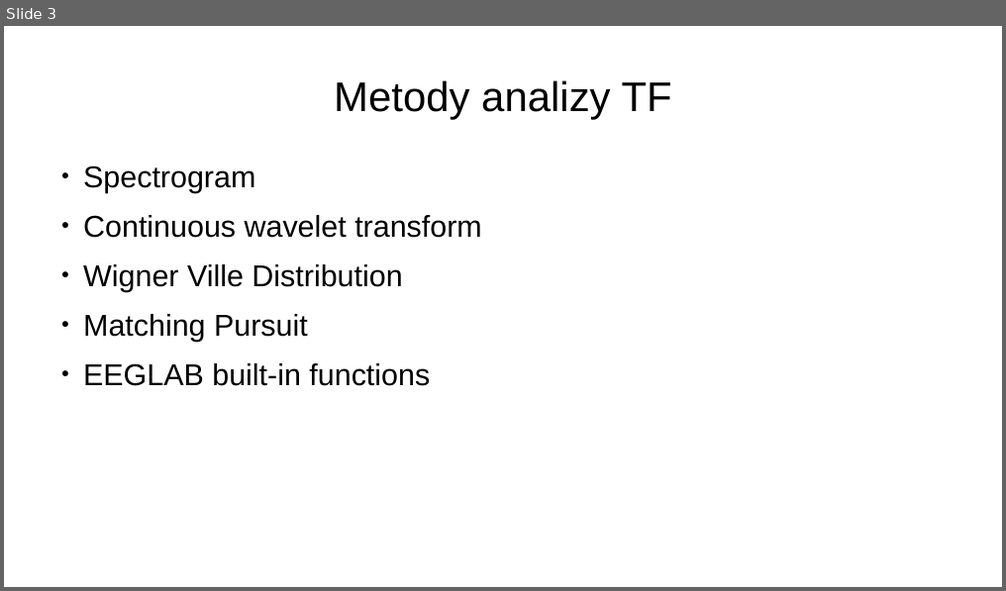
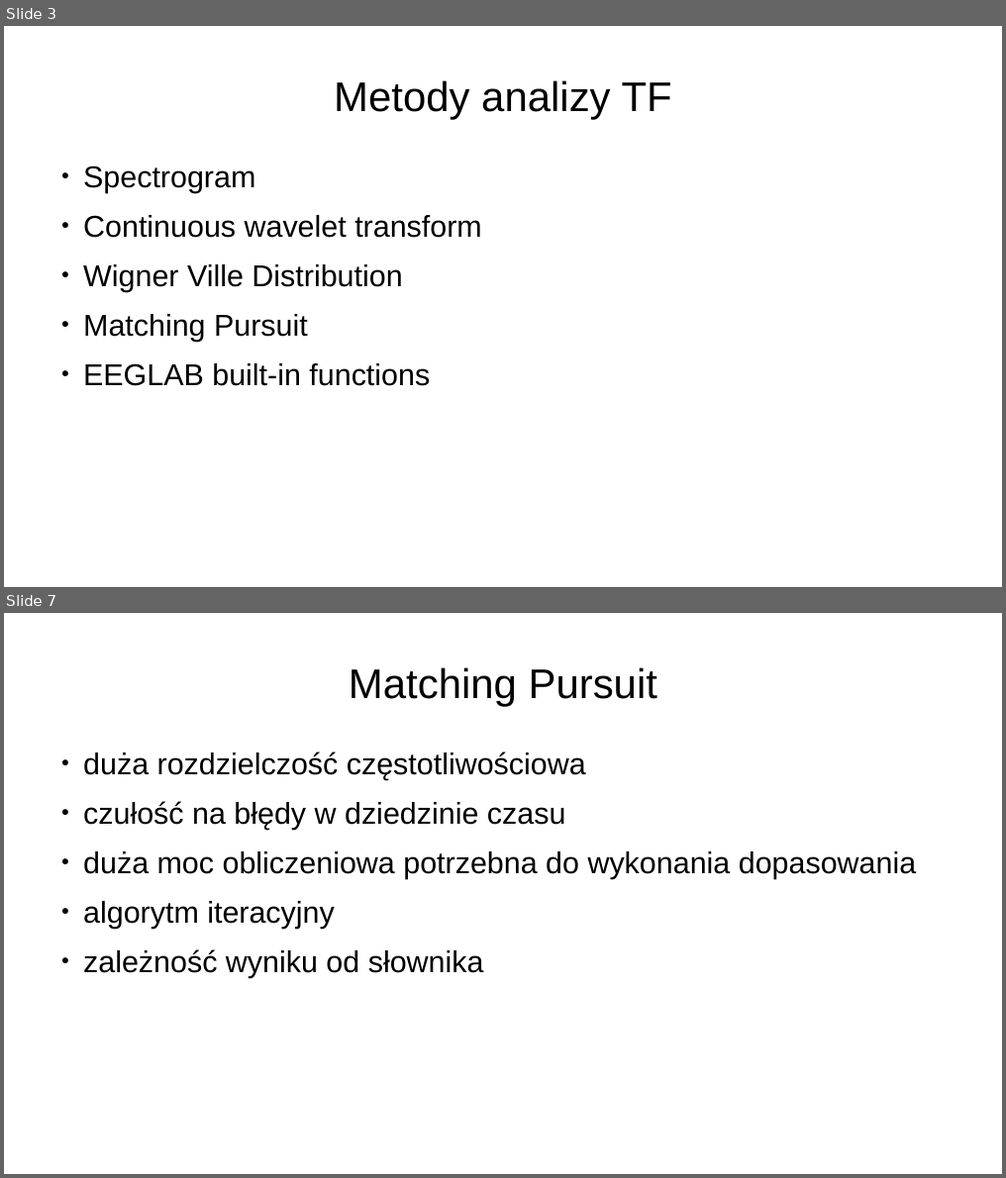
Before and after one commit to karolaug/eeg-laboratory, a slide deck: time-frequency/presentation/slides.odp. Shown one above the other, each under a label of ours: slide 3 before the commit, slides 3 and 7 after it; the slides between them are not shown. The pictures are 1006x591 and 1006x1178 pixels, drawn with LibreOffice and Linux fonts; fonts in the diff are those of the drawing. Boxes give left, top, right and bottom in pixels: in the first picture for what was removed or moved away, otherwise in the second. Text is boxed around its words. In the diff, an @@ line names an element or a change of style, - is before the commit and + after.

```diff
--- a/time-frequency/presentation/slides.odp
+++ b/time-frequency/presentation/slides.odp
@@ slide 7 added at <box>4,613,1002,1174</box>, background #FFFFFF @@
@@ title added at <box>349,667,657,707</box>, 47.9 pt, text #000000 @@
+Matching Pursuit
@@ text added at <box>83,752,916,978</box>, 34.8 pt, text #000000 @@
+● duża rozdzielczość częstotliwościowa
+● czułość na błędy w dziedzinie czasu
+● duża moc obliczeniowa potrzebna do wykonania dopasowania
+● algorytm iteracyjny
+● zależność wyniku od słownika
```
Also in this commit, not shown: 1 slide changed, 4 other slides added, 4 slides removed, 7 other files.
